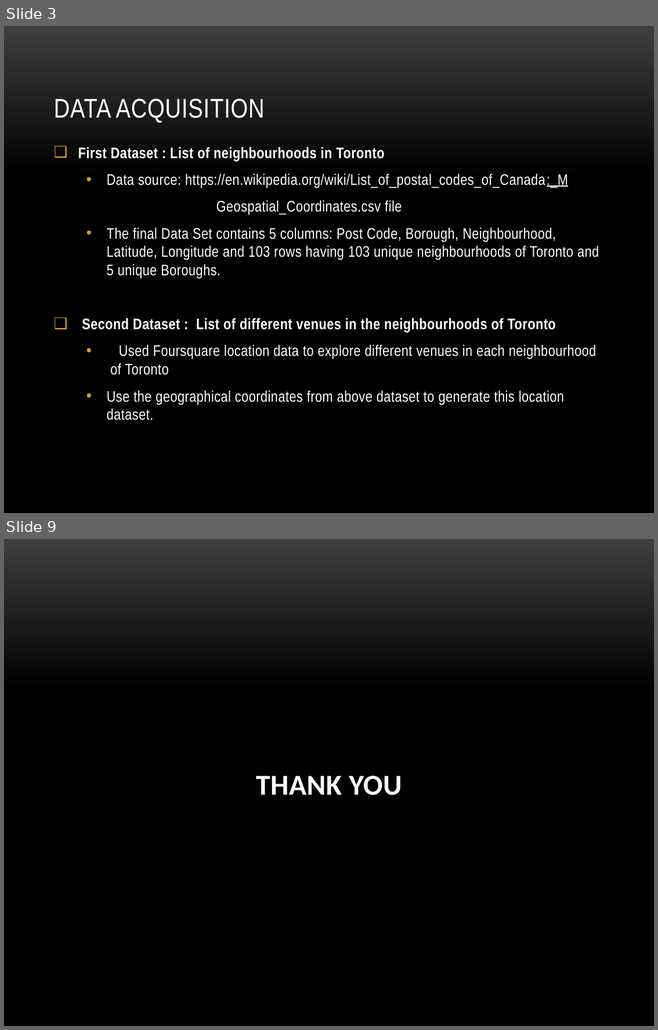
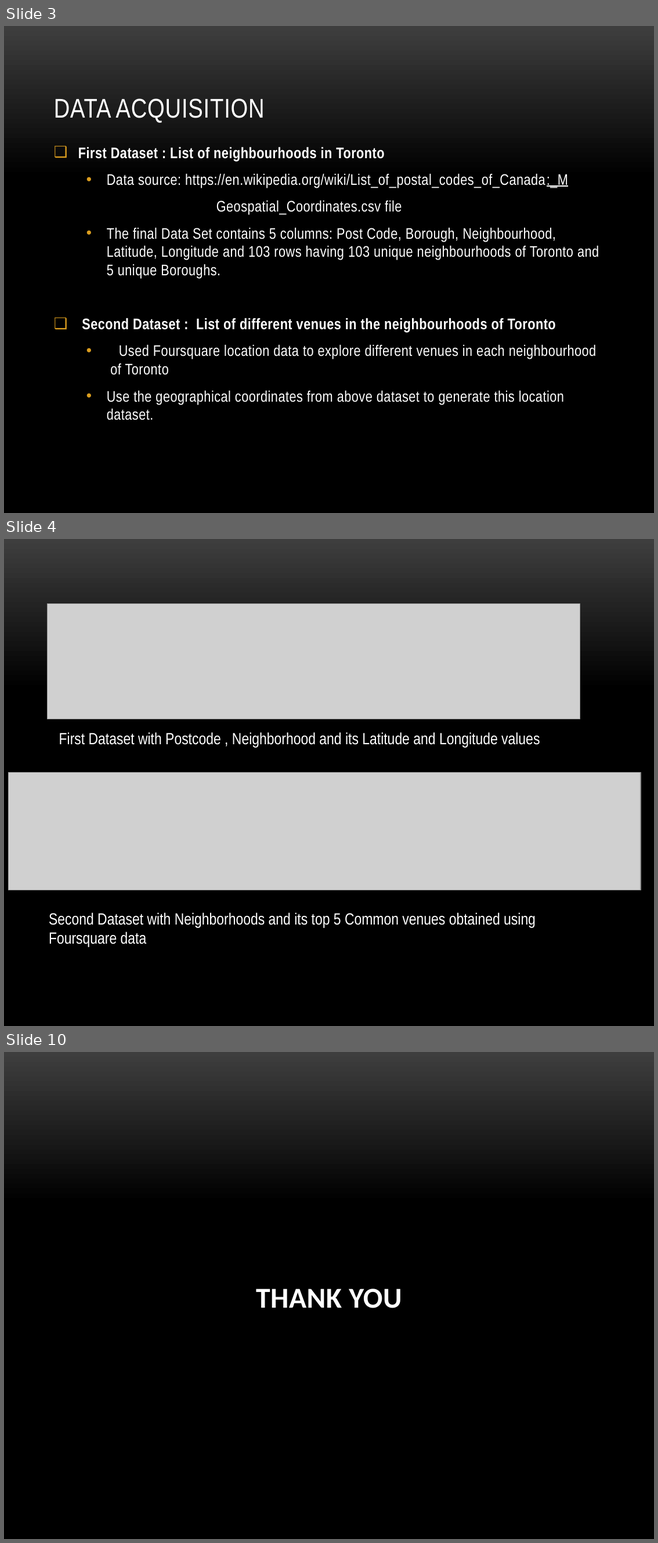
Before and after one commit to LovinChristy/COURSERA_CAPSTONE_PROJECT, a slide deck: Presentation_Capstone_Project.pptx. Shown one above the other, each under a label of ours: slides 3 and 9 before the commit, slides 3, 4 and 10 after it; the slides between them are not shown. The pictures are 658x1030 and 658x1543 pixels, drawn with LibreOffice and Linux fonts; fonts in the diff are those of the drawing; grey boxes stand for pictures; background and template pictures are left out. Boxes give left, top, right and bottom in pixels: in the first picture for what was removed or moved away, otherwise in the second. Text is boxed around its words. In the diff, an @@ line names an element or a change of style, - is before the commit and + after.

```diff
--- a/Presentation_Capstone_Project.pptx
+++ b/Presentation_Capstone_Project.pptx
@@ slide 4 added at (4, 539, 654, 1026), background picture (left out) @@
@@ picture added at (48, 603, 579, 719) @@
@@ text added at (59, 732, 539, 747), 18 pt, text #FFFFFF @@
+First Dataset with Postcode , Neighborhood and its Latitude and Longitude values
@@ picture added at (9, 772, 640, 890) @@
@@ text added at (49, 913, 535, 947), 18 pt, text #FFFFFF @@
+Second Dataset with Neighborhoods and its top 5 Common venues obtained using Foursquare data
@@ what was slide 9 is now slide 10 @@
```
Also in this commit, not shown: 5 slides changed, 1 other file.
